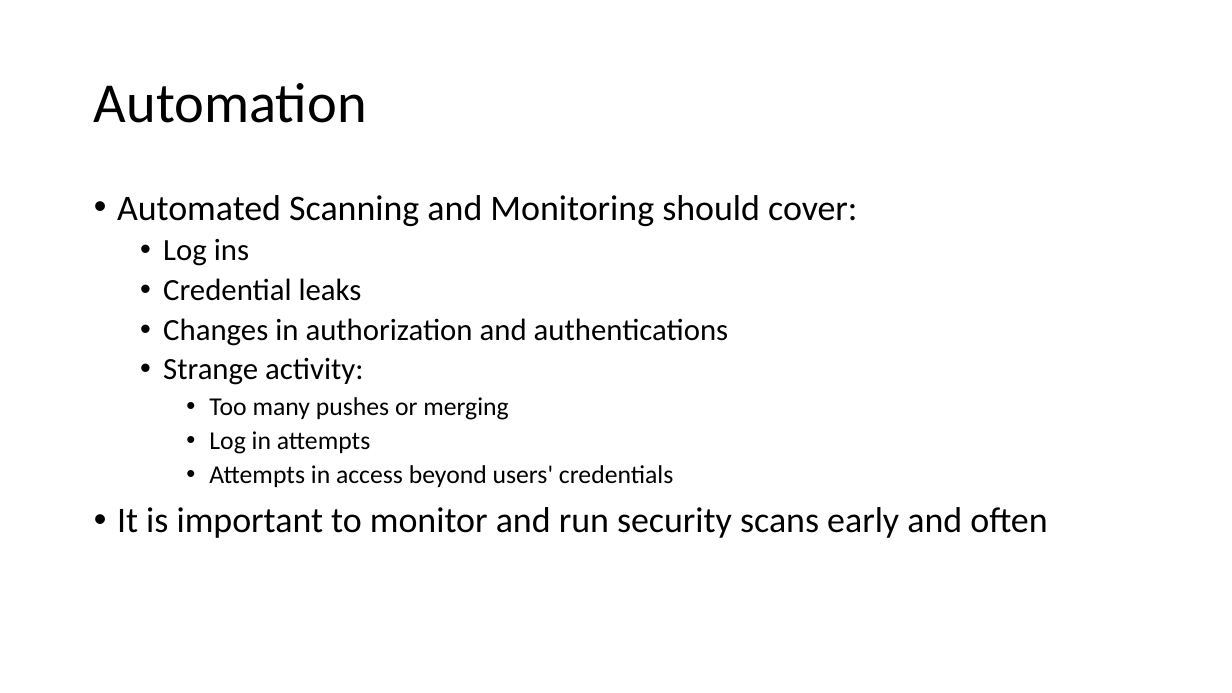
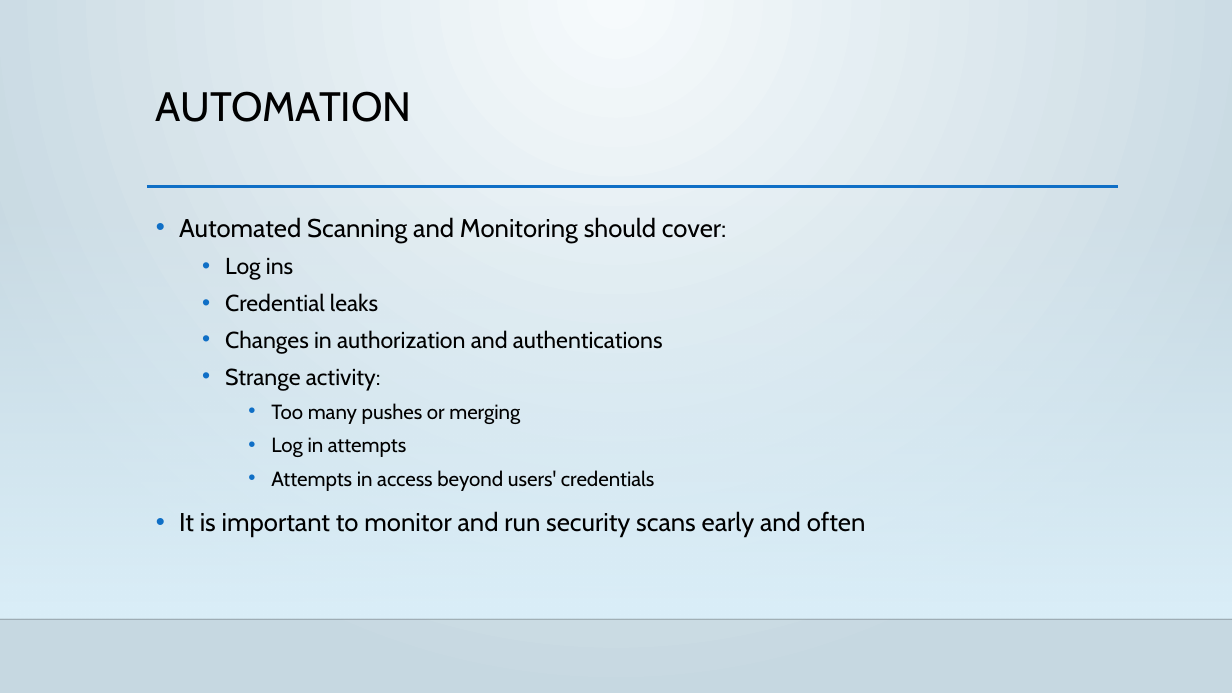
Before and after one commit to D-Faison/csd-380, a slide deck: slide 7 of module-11/Faison_11_SecuirtyControls.pptx. Drawn at 1232x693 pixels with LibreOffice and Linux fonts; fonts in the diff are those of the drawing; background and template pictures are left out. Boxes give left, top, right and bottom in pixels: in the first picture for what was removed or moved away, otherwise in the second. Text is boxed around its words. In the diff, an @@ line names an element or a change of style, - is before the commit and + after.

```diff
--- a/module-11/Faison_11_SecuirtyControls.pptx
+++ b/module-11/Faison_11_SecuirtyControls.pptx
@@ background #FFFFFF to gradient #F6FBFD to #C7D9E2 @@
@@ title "AUTOMATION" at (156, 91, 412, 122): vertical alignment middle to top @@
@@ title at (156, 91, 412, 122): text changed; size 44 to 32 pt; font Calibri to Cabin @@
-Automation
+AUTOMATION
@@ rectangle added at (0, 204, 1232, 619), fill gradient #DBEFF9 @@
@@ text "Automated Scanning and Monitoring should ...": place and size @@
-text "Automated Scanning and Monitoring should ..." at (117, 195, 1047, 538)
+text "Automated Scanning and Monitoring should ..." at (179, 217, 866, 537)
@@ text "Automated Scanning and Monitoring should ..." at (179, 217, 866, 537): size 28 to 20 pt in "Automated Scanning and Monitoring should cover:", "It is important to monitor and run ..."; font Calibri to Cabin; size 24 to 18 pt in "Log ins", "Credential leaks", "Changes in authorization and authentications", "Strange activity:"; size 20 to 16 pt in "Too many pushes or merging", "Log in attempts", "Attempts in access beyond users' credentials"; line spacing 0.9 to 1.1 @@
@@ line added from (147, 187) to (1118, 187), #0F6FC6 2.5 pt @@
@@ line added from (0, 619) to (1232, 619), #000001 1 pt @@
```
Also in this commit, not shown: 8 other slides changed.
